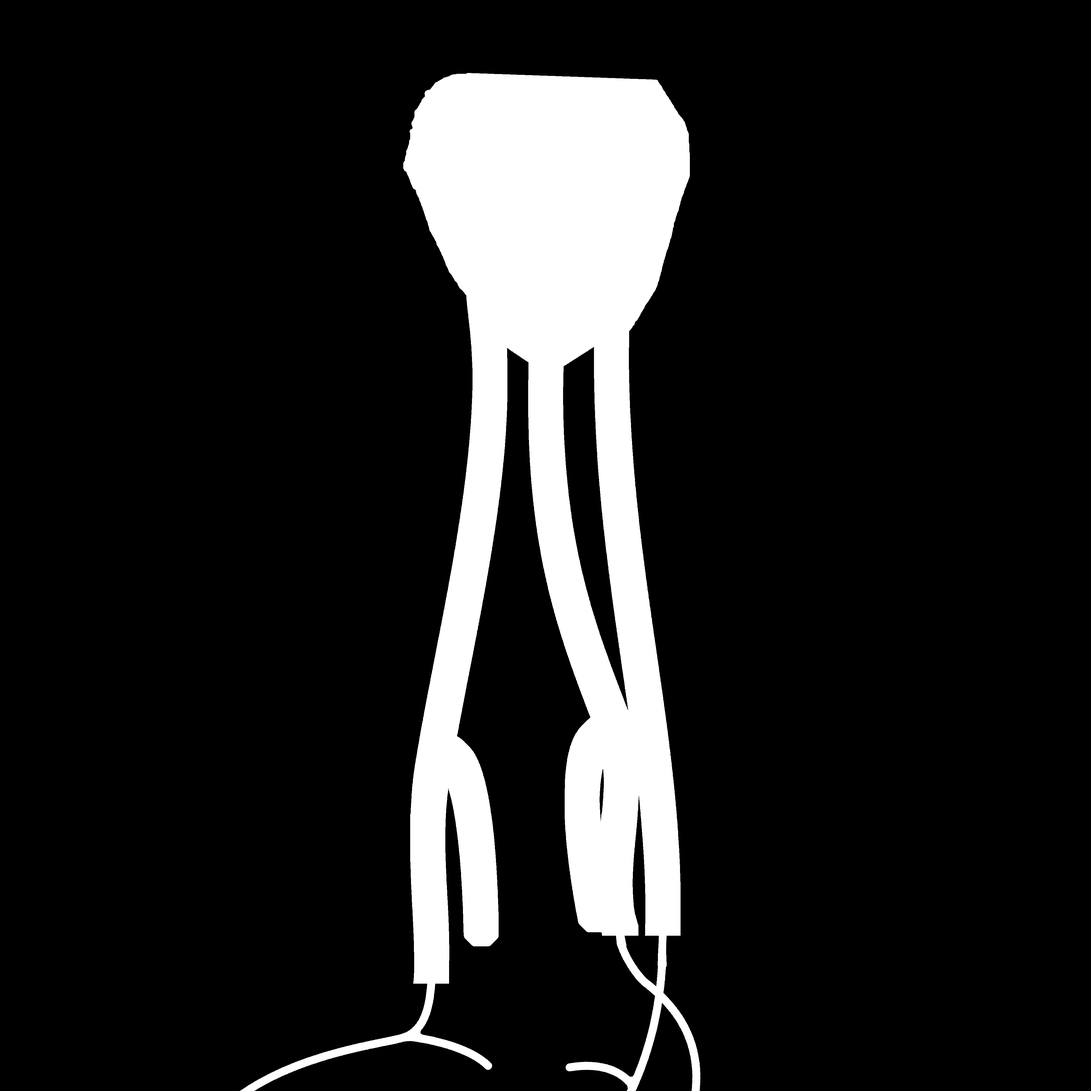
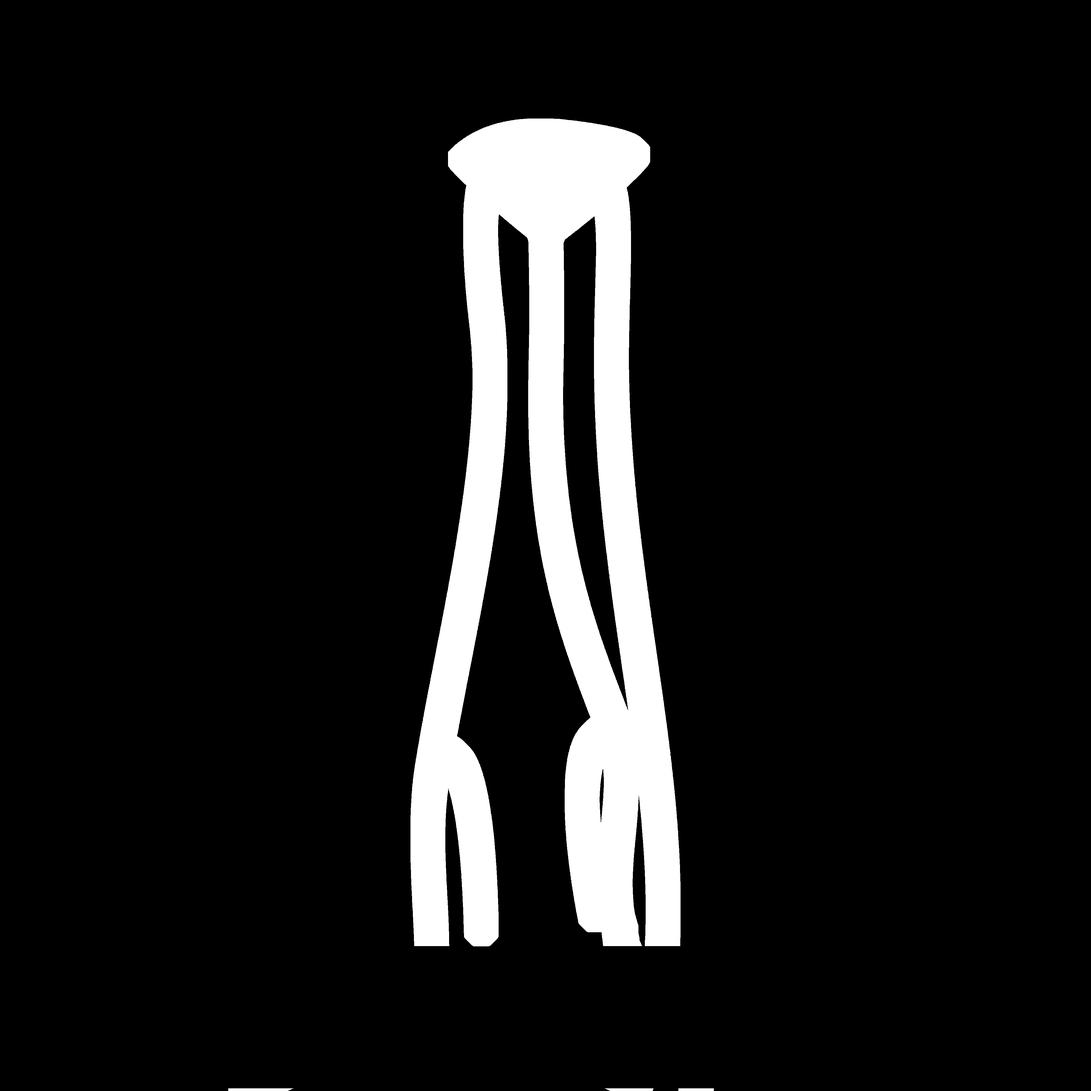
Comparing the layer stacks of the two (1091, 1091) images. Changes:
painted on "Layer 1" over [228, 73, 715, 1091]
